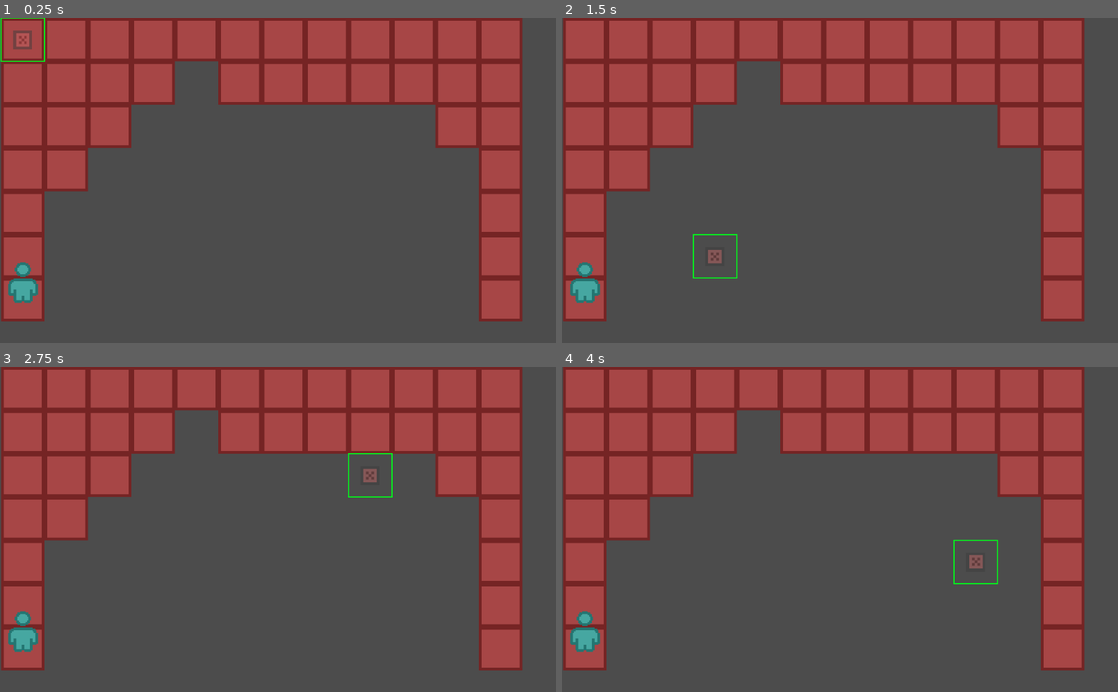
Above: before the commit, frames 1-4 (two rows, left to right).
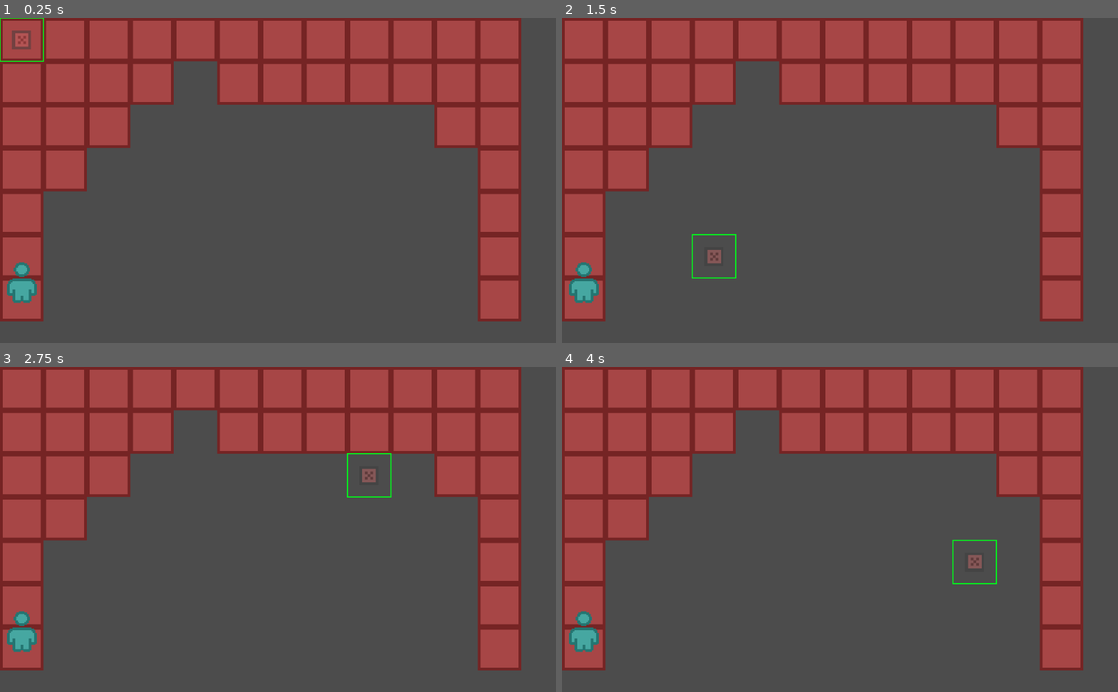
Above: after the commit, the same moments.

Repository: SomeSortOfSam/Metahedron
Game: Godot game, scene res://Maps/TestMap.tscn
Two runs of this game, one before a commit and one after it. Both use one fixed random seed, a clock stepped at 60 frames per second and the inputs below.
Inputs (mouse positions are in pixels of both pictures, inside the frame that each line leads up to):
- Up to frame 1 (0.25 s): no input
- Up to frame 2 (1.5 s): tap Enter (ui_accept) at 0.5, 0.77, 1.25 s; move the mouse to (962, 164) at 0.52 s; hold Right (ui_right) 0.53-1.28 s; move the mouse to (728, 196) at 1.27 s; hold Down (ui_down) from 1.28 s (still down)
- Up to frame 3 (2.75 s): tap Enter (ui_accept) at 1.52, 2 s; move the mouse to (333, 458) at 2.02 s; release Down (ui_down) at 2.03 s; hold Right (ui_right) from 2.03 s (still down)
- Up to frame 4 (4 s): tap Enter (ui_accept) at 2.75, 3.02, 3.5, 3.77 s; move the mouse to (812, 594) at 2.77 s; release Right (ui_right) at 2.78 s; hold Up (ui_up) 2.78-3.53 s; move the mouse to (1006, 578) at 3.52 s; hold Left (ui_left) from 3.53 s (still down)

The runs differ from the first frame. In frame 1, 2.3% of the frame differs, in the area x 0-94%, y 0-94%; in frame 2, 2.3%; in frame 3, 2.3%; in frame 4, 2.4%.

Commit message:
Tutorial 7

Diff:
--- /dev/null
+++ b/Maps/GameBoard.gd
@@ -0,0 +1,64 @@
+extends Node2D
+class_name GameBoard
+
+const DIRECTIONS = [Vector2.LEFT, Vector2.RIGHT, Vector2.UP, Vector2.DOWN]
+
+export var map : Resource = preload("res://Maps/TestMap.tres")
+
+var _units := {}
+
+onready var _tile_map : TileMap = $TileMap
+onready var _unit_overlay : UnitOverlay = $YSort/UnitOverlay
+onready var _y_sort : YSort = $YSort
+
+func _ready():
+	resize_map()
+	_reinitialize()
+
+func is_occupied(cell: Vector2) -> bool:
+	return true if _units.has(cell) else false
+
+func resize_map():
+	var size := _tile_map.get_used_rect().size
+	map.cell_size = _tile_map.cell_size * _tile_map.scale
+	size -= Vector2.ONE
+	map.size = size
+
+func _reinitialize():
+	_units.clear()
+
+	for child in _y_sort.get_children():
+		var unit := child as Character
+		if not unit:
+			continue
+
+		_units[unit.cell] = unit
+
+func get_walkable_cells(unit : Character) -> Array:
+	return _flood_fill(unit.cell, unit.map_speed)
+
+func _flood_fill(cell : Vector2, max_distance : int) -> Array:
+	var out := []
+	var stack := [cell]
+
+	while not stack.empty():
+		var current = stack.pop_back()
+
+		if not map.is_within_bounds(current) or current in out:
+			continue
+
+		var diffrence : Vector2 = (current - cell).abs()
+		var distance := int(diffrence.x + diffrence.y)
+		if distance > max_distance:
+			continue
+
+		out.append(current)
+
+		for direction in DIRECTIONS:
+			var coordinates: Vector2 = current + direction
+			if is_occupied(coordinates) or coordinates in out or _tile_map.get_cellv(coordinates) == -1 :
+				continue
+
+			stack.append(coordinates)
+
+	return out
--- a/Maps/Map.gd
+++ b/Maps/Map.gd
@@ -12,7 +12,7 @@
 	return (world_point / cell_size).floor()
 
 func is_within_bounds(map_point : Vector2) -> bool :
-	return map_point.x >= 0 && map_point.x < size.x && map_point.y >= 0 && map_point.y < size.y
+	return map_point.x >= 0 && map_point.x <= size.x && map_point.y >= 0 && map_point.y <= size.y
 
 func clamp(map_point : Vector2) -> Vector2:
 	map_point.x = clamp(map_point.x,0,size.x)
--- a/Maps/Map.tscn
+++ b/Maps/Map.tscn
@@ -1,9 +1,10 @@
-[gd_scene load_steps=5 format=2]
+[gd_scene load_steps=6 format=2]
 
 [ext_resource path="res://Characters/Character.tscn" type="PackedScene" id=1]
 [ext_resource path="res://Maps/Tileset.tres" type="TileSet" id=2]
-[ext_resource path="res://Maps/TileMapConverter.gd" type="Script" id=3]
+[ext_resource path="res://Maps/GameBoard.gd" type="Script" id=3]
 [ext_resource path="res://Cursor.tscn" type="PackedScene" id=4]
+[ext_resource path="res://UnitOverlay.tscn" type="PackedScene" id=5]
 
 [node name="Map" type="Node2D"]
 script = ExtResource( 3 )
@@ -14,10 +15,10 @@
 cell_size = Vector2( 160, 160 )
 format = 1
 
-[node name="Character" parent="." instance=ExtResource( 1 )]
+[node name="YSort" type="YSort" parent="."]
 
-[node name="Camera2D" type="Camera2D" parent="."]
-position = Vector2( 510, 300 )
-current = true
+[node name="UnitOverlay" parent="YSort" instance=ExtResource( 5 )]
 
-[node name="Cursor" parent="." instance=ExtResource( 4 )]
+[node name="Character" parent="YSort" instance=ExtResource( 1 )]
+
+[node name="Cursor" parent="YSort" instance=ExtResource( 4 )]
--- a/Maps/TestMap.tscn
+++ b/Maps/TestMap.tscn
@@ -8,6 +8,6 @@
 [node name="TileMap" parent="." index="0"]
 tile_data = PoolIntArray( 0, 0, 0, 1, 0, 0, 2, 0, 0, 3, 0, 0, 4, 0, 0, 5, 0, 0, 6, 0, 0, 7, 0, 0, 8, 0, 0, 9, 0, 0, 10, …(356 unchanged characters)…
 
-[node name="Character" parent="." index="1"]
-position = Vector2( 38, 524 )
+[node name="Character" parent="YSort" index="1"]
+position = Vector2( 37.3755, 515.248 )
 skin = ExtResource( 2 )
--- a/Maps/TileMapConverter.gd
+++ /dev/null
@@ -1,10 +0,0 @@
-extends Node2D
-
-export var map : Resource = preload("res://Maps/TestMap.tres")
-
-onready var _tile_map : TileMap = $TileMap
-onready var _character : Character = $Character
-
-func _ready():
-	map.cell_size = _tile_map.cell_size * _tile_map.scale
-	map.size = _tile_map.get_used_rect().size
--- /dev/null
+++ b/UnitOverlay.gd
@@ -0,0 +1,7 @@
+extends TileMap
+class_name UnitOverlay
+
+func draw(cells: Array):
+	clear()
+	for cell in cells:
+		set_cellv(cell, 0)
--- /dev/null
+++ b/UnitOverlay.tscn
@@ -0,0 +1,12 @@
+[gd_scene load_steps=3 format=2]
+
+[ext_resource path="res://Maps/Tileset.tres" type="TileSet" id=1]
+[ext_resource path="res://UnitOverlay.gd" type="Script" id=2]
+
+[node name="UnitOverlay" type="TileMap"]
+modulate = Color( 1, 0.937255, 0, 0.4 )
+scale = Vector2( 0.5, 0.5 )
+tile_set = ExtResource( 1 )
+cell_size = Vector2( 160, 160 )
+format = 1
+script = ExtResource( 2 )
--- a/UnitPath.gd
+++ b/UnitPath.gd
@@ -21,18 +21,3 @@
 func stop():
 	_pathfinder = null
 	clear()
-
-#temp
-func _ready():
-	var rect_start := Vector2(4,4)
-	var rect_end := Vector2(10,8)
-
-	var points := []
-
-	for x in rect_end.x - rect_start.x + 1:
-		for y in rect_end.y - rect_start.y + 1:
-			points.append(rect_start + Vector2(x, y))
-
-	# We can use the points to generate our PathFinder and draw a path.
-	initialize(points)
-	draw(rect_start, Vector2(8, 7))
--- a/project.godot
+++ b/project.godot
@@ -19,6 +19,11 @@
 "language": "GDScript",
 "path": "res://Coursor.gd"
 }, {
+"base": "Node2D",
+"class": "GameBoard",
+"language": "GDScript",
+"path": "res://Maps/GameBoard.gd"
+}, {
 "base": "Resource",
 "class": "Map",
 "language": "GDScript",
@@ -30,6 +35,11 @@
 "path": "res://Pathfider.gd"
 }, {
 "base": "TileMap",
+"class": "UnitOverlay",
+"language": "GDScript",
+"path": "res://UnitOverlay.gd"
+}, {
+"base": "TileMap",
 "class": "Unit_Path",
 "language": "GDScript",
 "path": "res://UnitPath.gd"
@@ -37,8 +47,10 @@
 _global_script_class_icons={
 "Character": "",
 "Cursor": "",
+"GameBoard": "",
 "Map": "",
 "Pathfinder": "",
+"UnitOverlay": "",
 "Unit_Path": ""
 }
 
